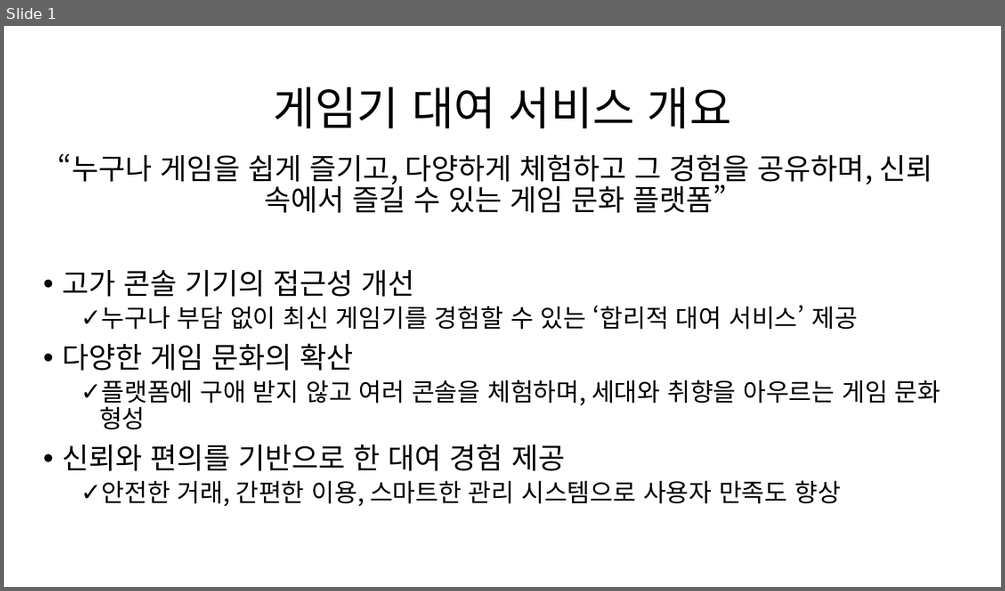
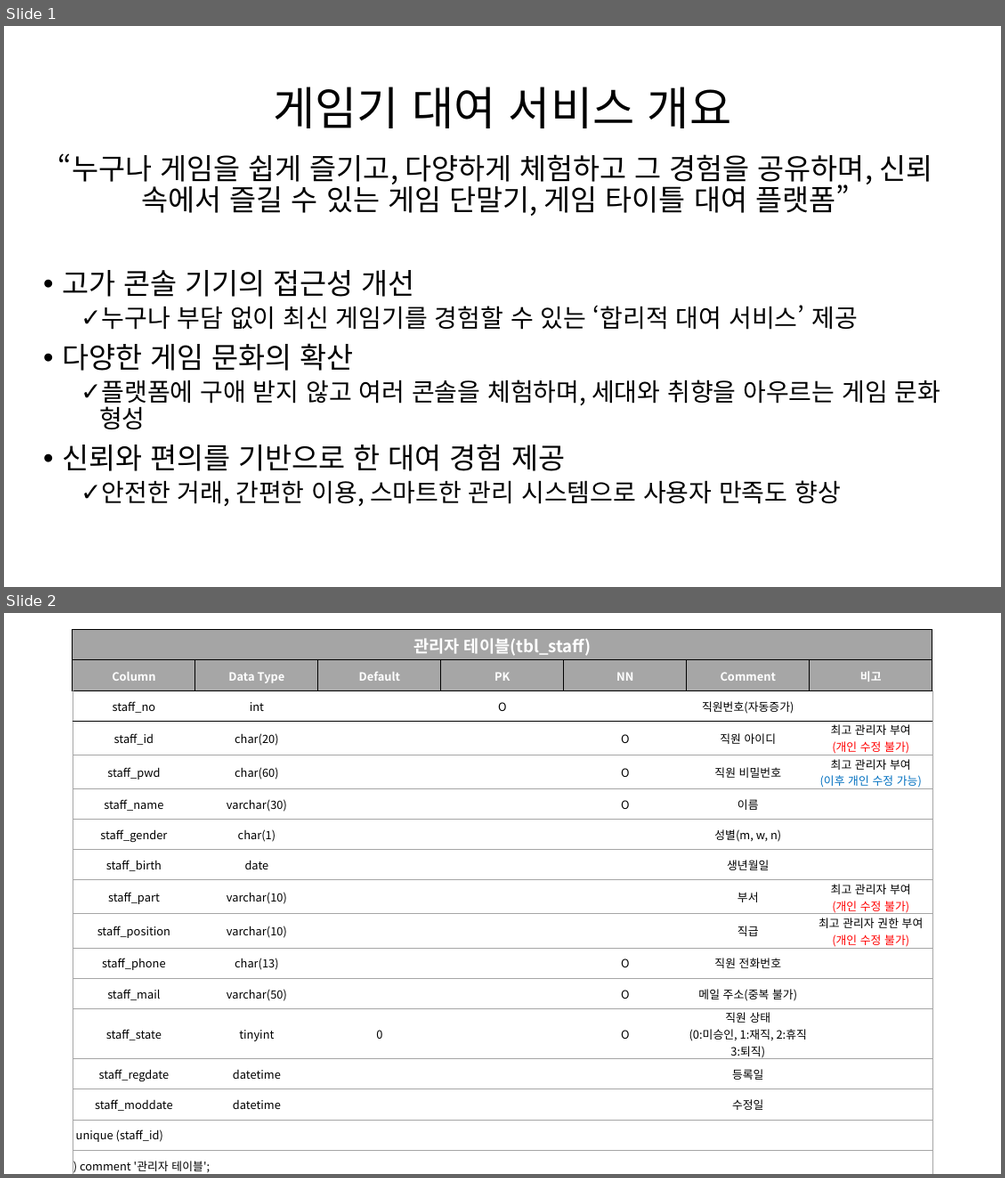
Before and after one commit to gamepex/project, a slide deck: 게임기 대여 서비스 설계도.pptx. Shown one above the other, each under a label of ours: slide 1 before the commit, slides 1 and 2 after it. The pictures are 1005x591 and 1005x1178 pixels, drawn with LibreOffice and Linux fonts; fonts in the diff are those of the drawing. Boxes give left, top, right and bottom in pixels: in the first picture for what was removed or moved away, otherwise in the second. Text is boxed around its words. In the diff, an @@ line names an element or a change of style, - is before the commit and + after.

```diff
--- a/게임기 대여 서비스 설계도.pptx
+++ b/게임기 대여 서비스 설계도.pptx
@@ slide 2 added at <box>4,613,1001,1174</box>, background #FFFFFF @@
@@ table added at <box>73,630,931,1174</box>, 17 rows, 7 columns @@
+관리자 테이블(tbl_staff) |  |  |  |  |  | 
+Column | Data Type | Default | PK | NN | Comment | 비고
+staff_no | int |  | O |  | 직원번호(자동증가) | 
+staff_id | char(20) |  |  | O | 직원 아이디 | 최고 관리자 부여 (개인 수정 불가)
+staff_pwd | char(60) |  |  | O | 직원 비밀번호 | 최고 관리자 부여 (이후 개인 수정 가능)
+staff_name | varchar(30) |  |  | O | 이름 | 
+staff_gender | char(1) |  |  |  | 성별(m, w, n) | 
+staff_birth | date |  |  |  | 생년월일 | 
+staff_part | varchar(10) |  |  |  | 부서 | 최고 관리자 부여 (개인 수정 불가)
+staff_position | varchar(10) |  |  |  | 직급 | 최고 관리자 권한 부여 (개인 수정 불가)
+staff_phone | char(13) |  |  | O | 직원 전화번호 | 
+staff_mail | varchar(50) |  |  | O | 메일 주소(중복 불가) | 
+staff_state | tinyint | 0 |  | O | 직원 상태 (0:미승인, 1:재직, 2:휴직 3:퇴직) | 
+staff_regdate | datetime |  |  |  | 등록일 | 
+staff_moddate | datetime |  |  |  | 수정일 | 
+unique (staff_id) |  |  |  |  |  | 
+) comment '관리자 테이블'; |  |  |  |  |  | 
@@ slide 1 changed as well @@
@@ text at <box>58,153,932,216</box>: text changed @@
-“누구나 게임을 쉽게 즐기고, 다양하게 체험하고 그 경험을 공유하며, 신뢰 속에서 즐길 수 있는 게임 문화 플랫폼”
+“누구나 게임을 쉽게 즐기고, 다양하게 체험하고 그 경험을 공유하며, 신뢰 속에서 즐길 수 있는 게임 단말기, 게임 타이틀 대여 플랫폼”
```
Also in this commit, not shown: 9 other slides added, 2 slides removed, 24 other files.
